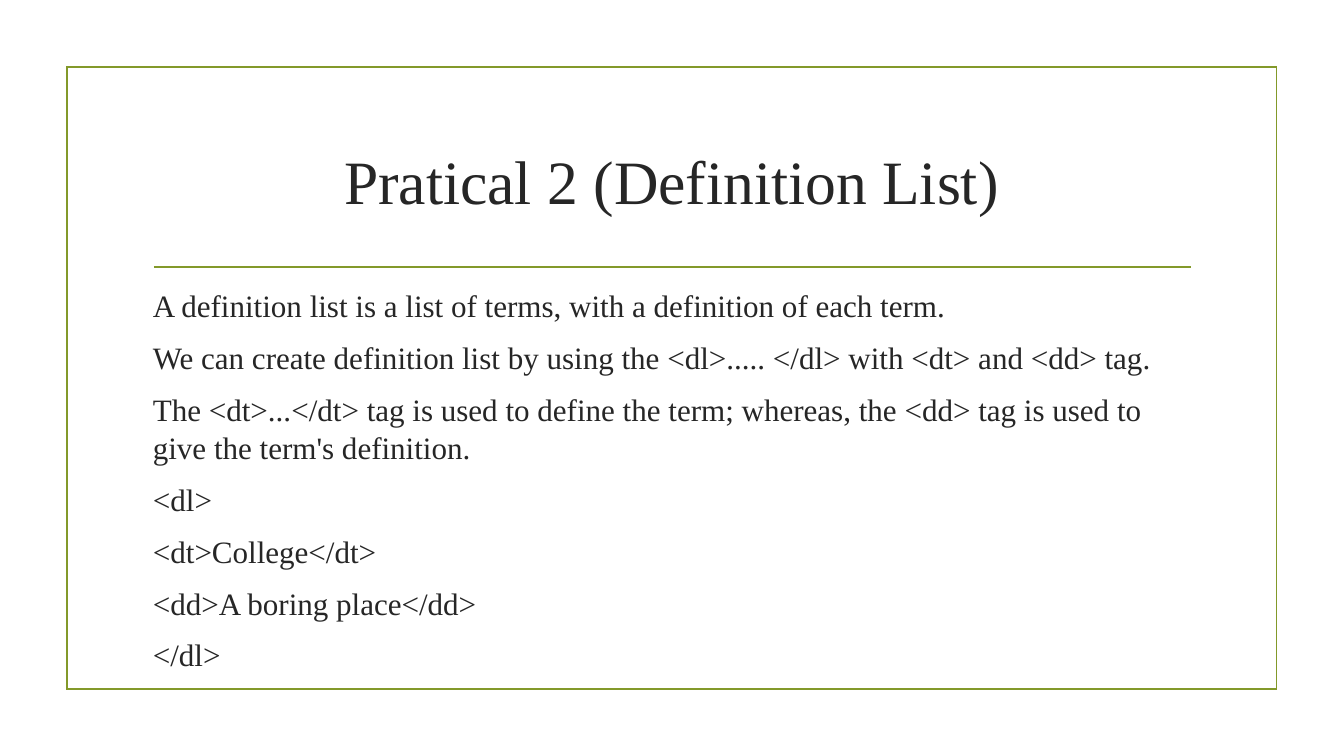
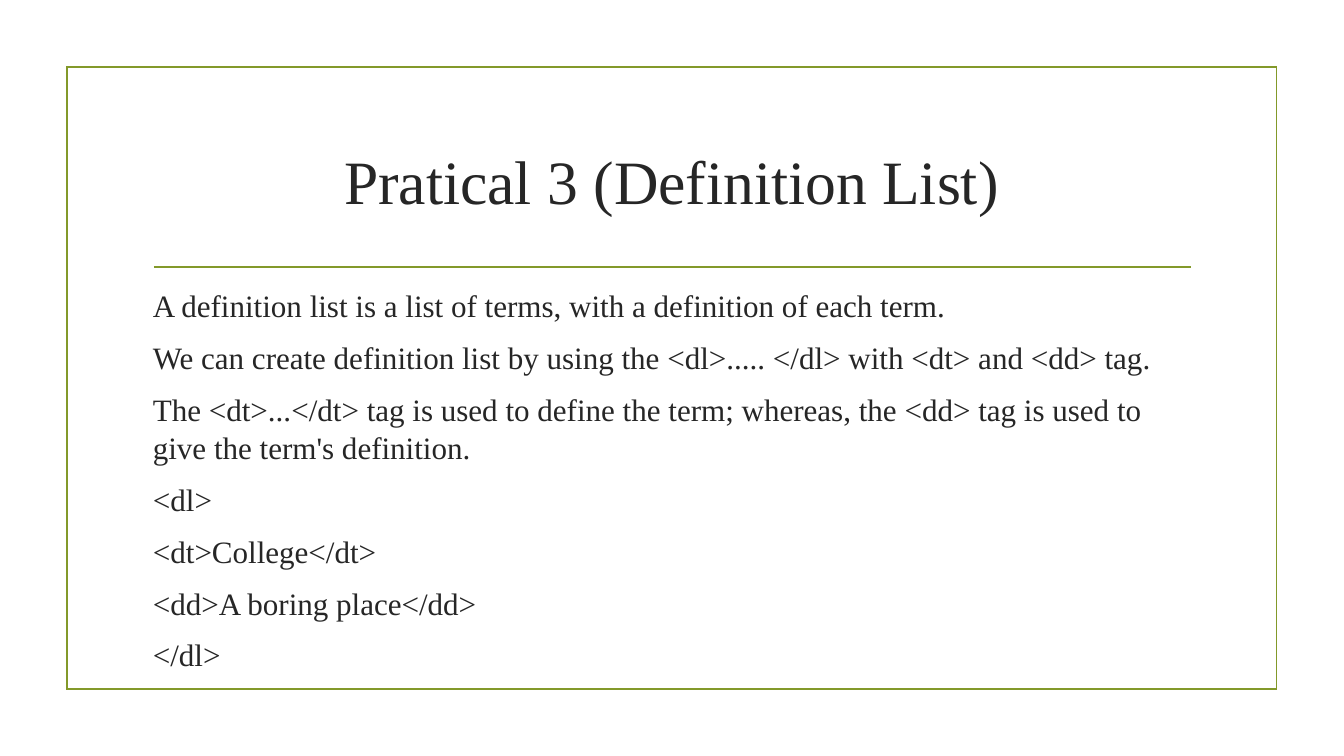
Before and after one commit to sagarshrestha81/FED, a slide deck: slide 20 of HTML.pptx. Drawn at 1344x756 pixels with LibreOffice and Linux fonts; fonts in the diff are those of the drawing; background and template pictures are left out. Boxes give left, top, right and bottom in pixels: in the first picture for what was removed or moved away, otherwise in the second. Text is boxed around its words. In the diff, an @@ line names an element or a change of style, - is before the commit and + after.

```diff
--- a/HTML.pptx
+++ b/HTML.pptx
@@ title at (344, 160, 998, 216): text changed @@
-Pratical 2 (Definition List)
+Pratical 3 (Definition List)
```
Also in this commit, not shown: 5 other slides changed, 10 slides added, 1 other file.
